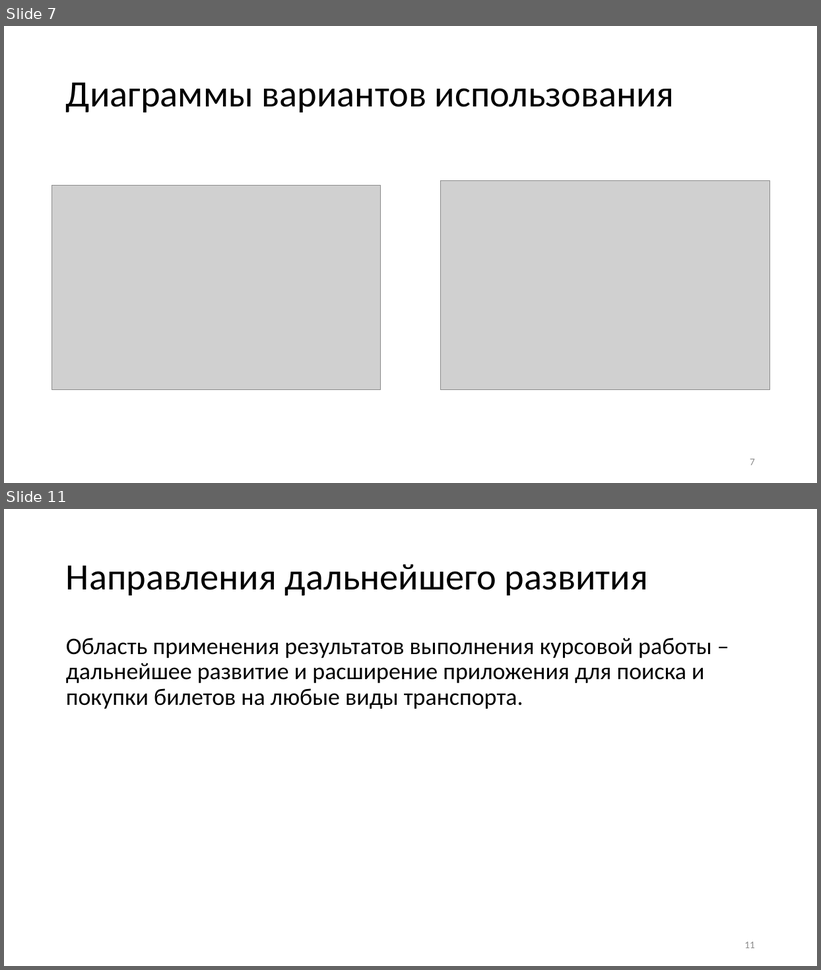
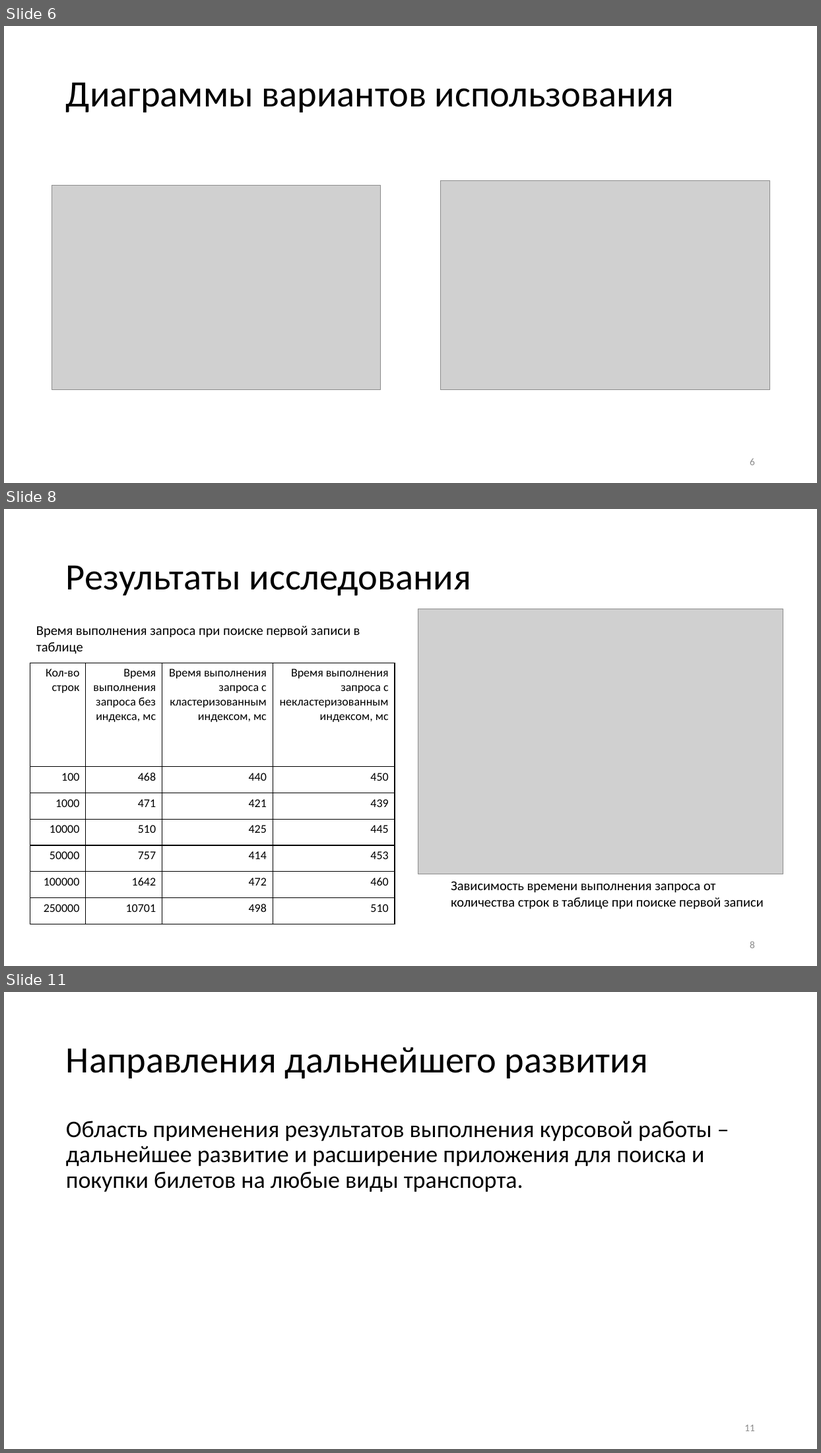
Before and after one commit to marchenko-vs/ics7-db-cp, a slide deck: presentation.pptx. Shown one above the other, each under a label of ours: slides 7 and 11 before the commit, slides 6, 8 and 11 after it; the slides between them are not shown. The pictures are 821x970 and 821x1453 pixels, drawn with LibreOffice and Linux fonts; fonts in the diff are those of the drawing; grey boxes stand for pictures. Boxes give left, top, right and bottom in pixels: in the first picture for what was removed or moved away, otherwise in the second. Text is boxed around its words. In the diff, an @@ line names an element or a change of style, - is before the commit and + after.

```diff
--- a/presentation.pptx
+++ b/presentation.pptx
@@ slide 8 added at (4, 509, 817, 966), background #FFFFFF @@
@@ title added at (66, 565, 471, 596), 44 pt, text #000000 @@
+Результаты исследования
@@ text added at (36, 626, 360, 654), 16 pt, text #000000 @@
+Время выполнения запроса при поиске первой записи в таблице
@@ picture added at (418, 609, 783, 875) @@
@@ table added at (30, 663, 395, 924), 7 rows, 4 columns @@
+Кол-во строк | Время выполнения запроса без индекса, мс | Время выполнения запроса с кластеризованным индексом, мс | Время выполнения запроса с некластеризованным индексом, мс
+100 | 468 | 440 | 450
+1000 | 471 | 421 | 439
+10000 | 510 | 425 | 445
+50000 | 757 | 414 | 453
+100000 | 1642 | 472 | 460
+250000 | 10701 | 498 | 510
@@ text added at (451, 881, 764, 910), 16 pt, text #000000 @@
+Зависимость времени выполнения запроса от количества строк в таблице при поиске первой записи
@@ page number added at (750, 941, 755, 949), 12 pt, text #8C8C8C @@
+8
@@ what was slide 7 is now slide 6 @@
@@ page number at (750, 458, 755, 466): text changed @@
-7
+6
```
Also in this commit, not shown: 6 slides changed, 1 other slide added, 2 slides removed, 35 other files.
